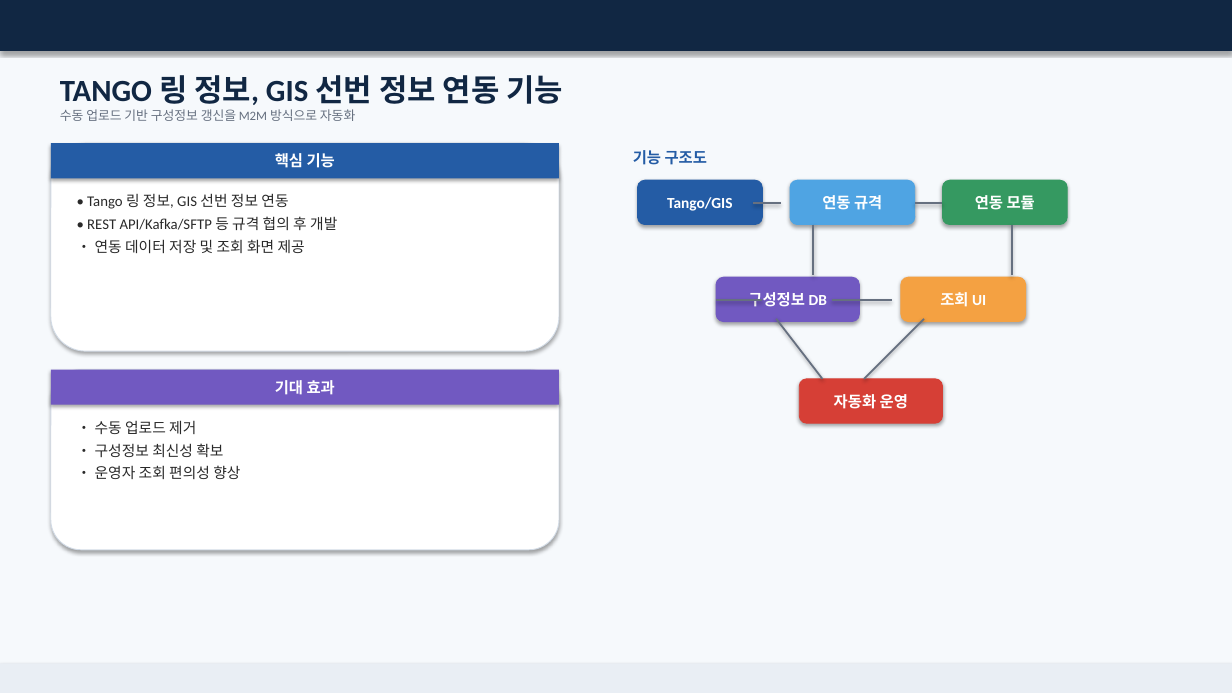
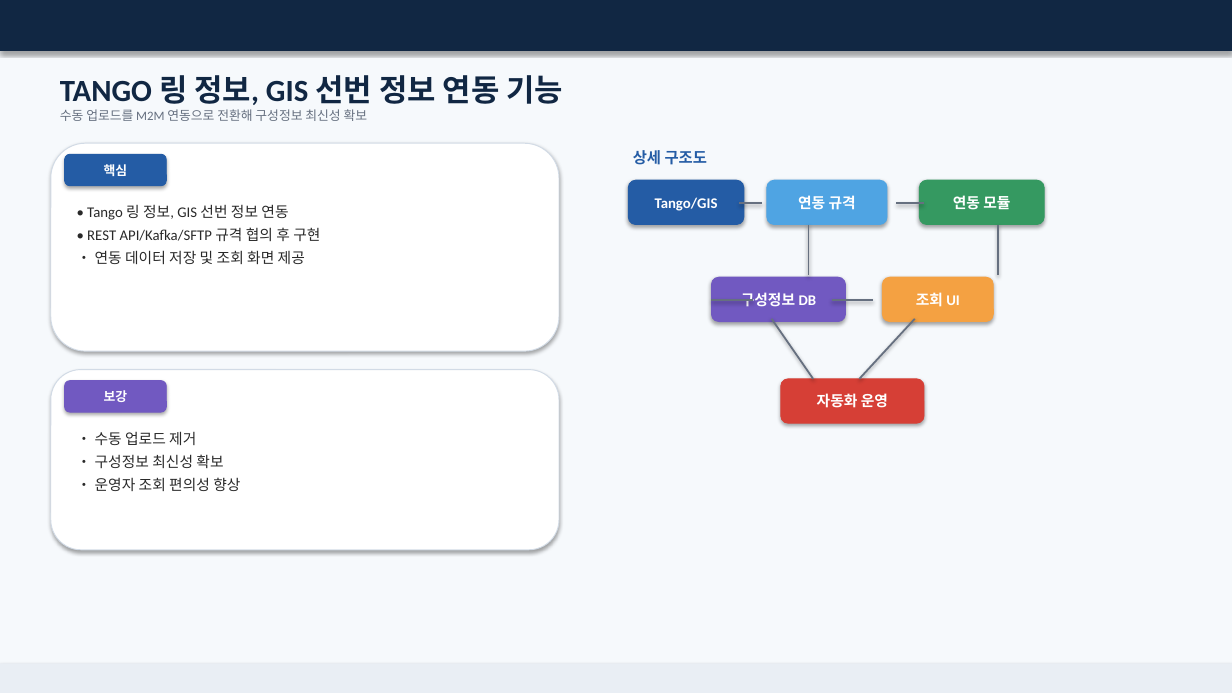
Before and after one commit to gmncreat/project-plan, a slide deck: slide 7 of output/SKT_OTDR_선로품질관리시스템_고도화_개발계획서_최종.pptx. Drawn at 1232x693 pixels with LibreOffice and Linux fonts; fonts in the diff are those of the drawing. Boxes give left, top, right and bottom in pixels: in the first picture for what was removed or moved away, otherwise in the second. Text is boxed around its words. In the diff, an @@ line names an element or a change of style, - is before the commit and + after.

```diff
--- a/output/SKT_OTDR_선로품질관리시스템_고도화_개발계획서_최종.pptx
+++ b/output/SKT_OTDR_선로품질관리시스템_고도화_개발계획서_최종.pptx
@@ text at box(60, 109, 368, 121): text changed @@
-수동 업로드 기반 구성정보 갱신을 M2M 방식으로 자동화
+수동 업로드를 M2M 연동으로 전환해 구성정보 최신성 확보
@@ rounded rectangle "핵심": place and size @@
-rounded rectangle "핵심" at box(51, 143, 559, 178)
+rounded rectangle "핵심" at box(65, 154, 166, 186)
@@ rounded rectangle "핵심" at box(65, 154, 166, 186): rectangle to rounded rectangle; outline none to #245CA5 0.75 pt @@
@@ text in rounded rectangle at box(104, 164, 128, 176): text changed; size 12 to 10 pt @@
-핵심 기능
+핵심
@@ text at box(633, 150, 707, 165): text changed @@
-기능 구조도
+상세 구조도
@@ text "• Tango 링 정보, GIS ...": place and size @@
-text "• Tango 링 정보, GIS ..." at box(87, 193, 337, 253)
+text "• Tango 링 정보, GIS ..." at box(87, 204, 320, 264)
@@ rounded rectangle "Tango/GIS": place and size @@
-rounded rectangle "Tango/GIS" at box(638, 180, 762, 225)
+rounded rectangle "Tango/GIS" at box(628, 180, 744, 225)
@@ line moved from (753, 203) - (781, 203) to (739, 203) - (762, 203) @@
@@ rounded rectangle "연동 규격": place and size @@
-rounded rectangle "연동 규격" at box(790, 180, 915, 225)
+rounded rectangle "연동 규격" at box(767, 180, 887, 225)
@@ line moved from (915, 203) - (943, 203) to (897, 203) - (924, 203) @@
@@ rounded rectangle "연동 모듈": place and size @@
-rounded rectangle "연동 모듈" at box(943, 180, 1067, 225)
+rounded rectangle "연동 모듈" at box(920, 180, 1044, 225)
@@ text at box(87, 227, 320, 241): text changed @@
-• REST API/Kafka/SFTP 등 규격 협의 후 개발
+• REST API/Kafka/SFTP 규격 협의 후 구현
@@ line moved from (813, 225) - (813, 275) to (809, 225) - (809, 275) @@
@@ line moved from (1012, 225) - (1012, 275) to (998, 225) - (998, 275) @@
@@ rounded rectangle "구성정보 DB": place and size @@
-rounded rectangle "구성정보 DB" at box(716, 277, 860, 322)
+rounded rectangle "구성정보 DB" at box(712, 277, 846, 322)
@@ size 12 to 11.5 pt in 6 elements at box(781, 379, 924, 423), box(920, 180, 1044, 225), box(712, 277, 846, 322), box(628, 180, 744, 225), box(767, 180, 887, 225), box(883, 277, 994, 322) @@
@@ rounded rectangle "조회 UI": place and size @@
-rounded rectangle "조회 UI" at box(901, 277, 1026, 322)
+rounded rectangle "조회 UI" at box(883, 277, 994, 322)
@@ line moved from (762, 300) - (716, 300) to (753, 300) - (712, 300) @@
@@ line moved from (776, 319) - (823, 379) to (772, 319) - (813, 379) @@
@@ line moved from (832, 300) - (892, 300) to (832, 300) - (873, 300) @@
@@ line moved from (924, 319) - (864, 379) to (915, 319) - (860, 379) @@
@@ rectangle removed at box(51, 370, 559, 405) @@
-기대 효과
@@ rounded rectangle added at box(65, 381, 166, 412), fill #7159C1, outline #7159C1 0.75 pt, 10 pt, text #FFFFFF, bold @@
+보강
@@ rounded rectangle "자동화 운영": place and size @@
-rounded rectangle "자동화 운영" at box(799, 379, 943, 423)
+rounded rectangle "자동화 운영" at box(781, 379, 924, 423)
@@ text "• 수동 업로드 제거": place and size @@
-text "• 수동 업로드 제거" at box(95, 420, 240, 479)
+text "• 수동 업로드 제거" at box(95, 431, 240, 491)
```
Also in this commit, not shown: 10 other slides changed.
